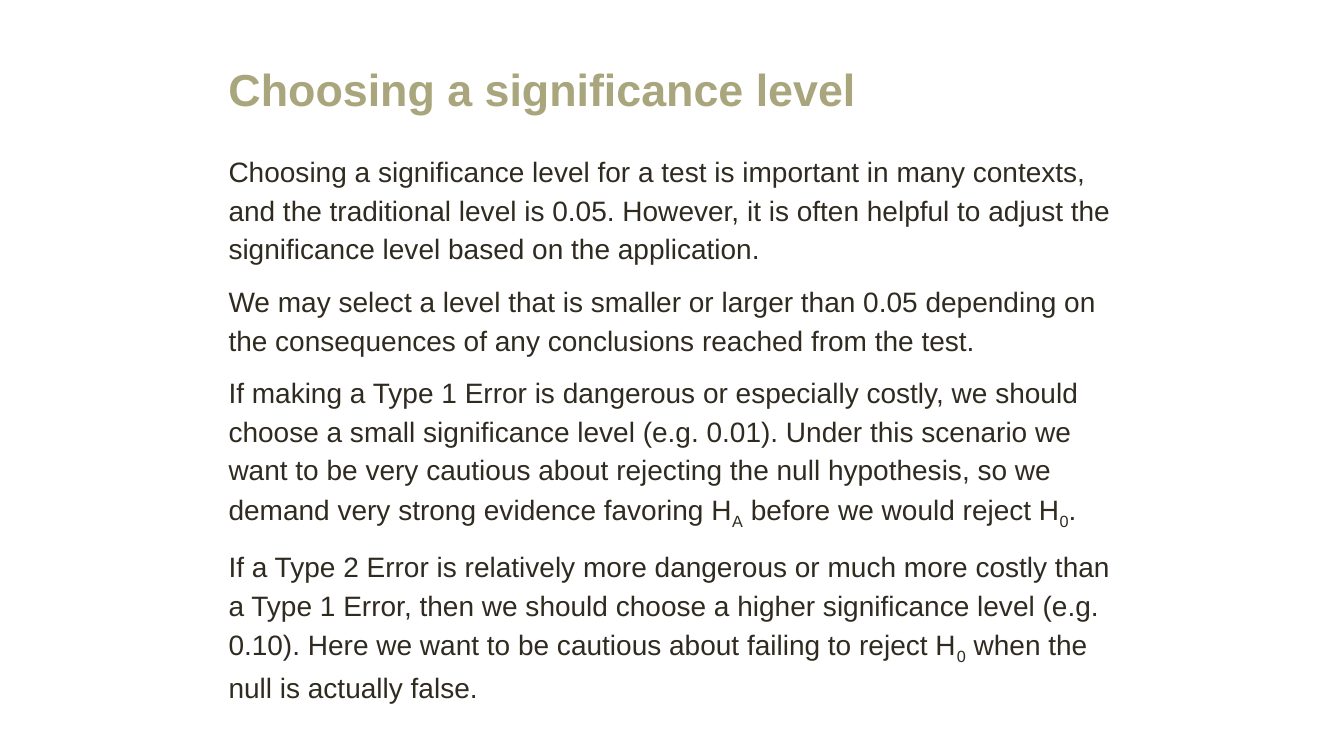
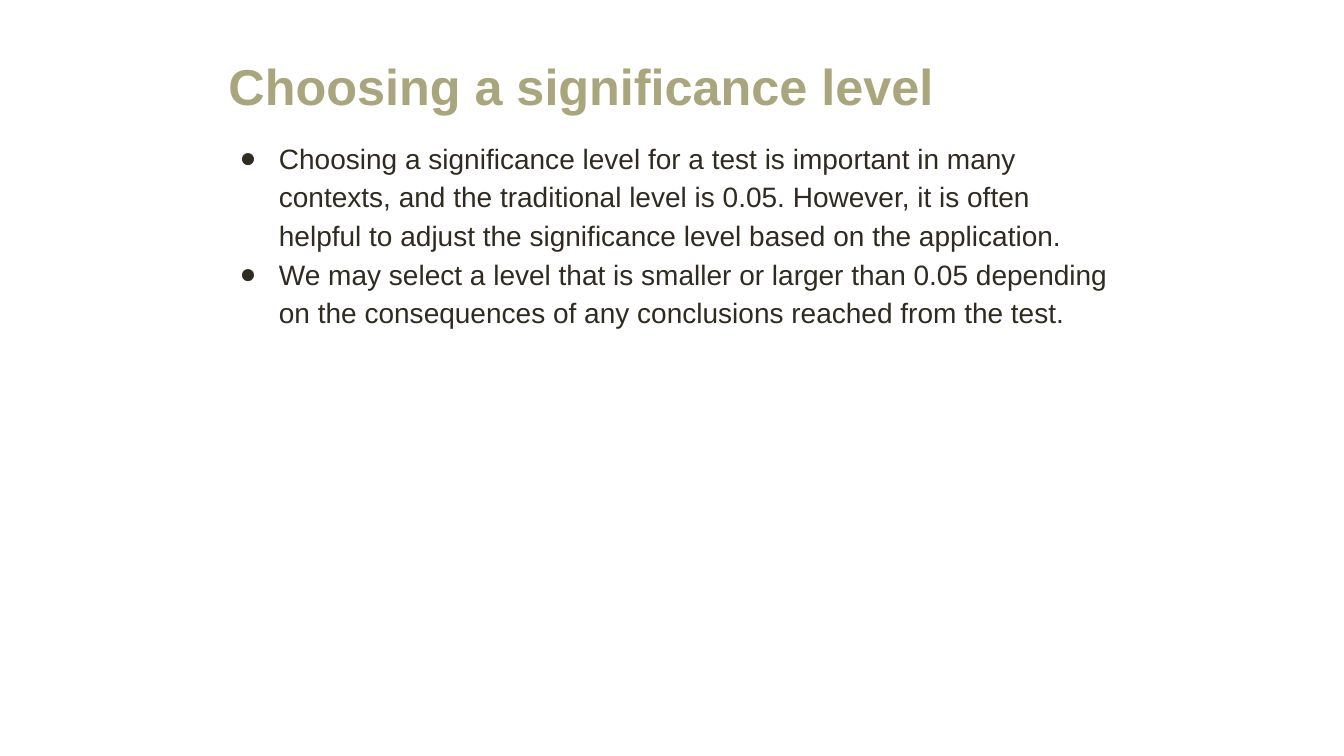
Before and after one commit to amosca01/MATH108-F23, a slide deck: slide 48 of slides/09-hypothesis-testing.pptx (slide 36 before the commit). Drawn at 1344x756 pixels with LibreOffice and Linux fonts; fonts in the diff are those of the drawing. Boxes give left, top, right and bottom in pixels: in the first picture for what was removed or moved away, otherwise in the second. Text is boxed around its words. In the diff, an @@ line names an element or a change of style, - is before the commit and + after.

```diff
--- a/slides/09-hypothesis-testing.pptx
+++ b/slides/09-hypothesis-testing.pptx
@@ title "Choosing a significance level" at bbox=[228, 68, 933, 115]: size 32 to 36 pt @@
@@ text "Choosing a significance level for ...": place and size @@
-text "Choosing a significance level for ..." at bbox=[229, 161, 1110, 703]
+text "Choosing a significance level for ..." at bbox=[279, 148, 1107, 328]
@@ text "Choosing a significance level for ..." at bbox=[279, 148, 1107, 328]: bullet none to ●; less space between paragraphs @@
@@ text at bbox=[229, 382, 1110, 703]: paragraphs removed @@
-If making a Type 1 Error is dangerous or especially costly, we should choose a small significance level (e.g. 0.01). Under this scenario we want to be very cautious about rejecting the null hypothesis, so we demand very strong evidence favoring HA before we would reject H0.
-If a Type 2 Error is relatively more dangerous or much more costly than a Type 1 Error, then we should choose a higher significance level (e.g. 0.10). Here we want to be cautious about failing to reject H0 when the null is actually false.
```
Also in this commit, not shown: 16 other slides changed, 10 slides added, 10 slides removed, 2 other files.
